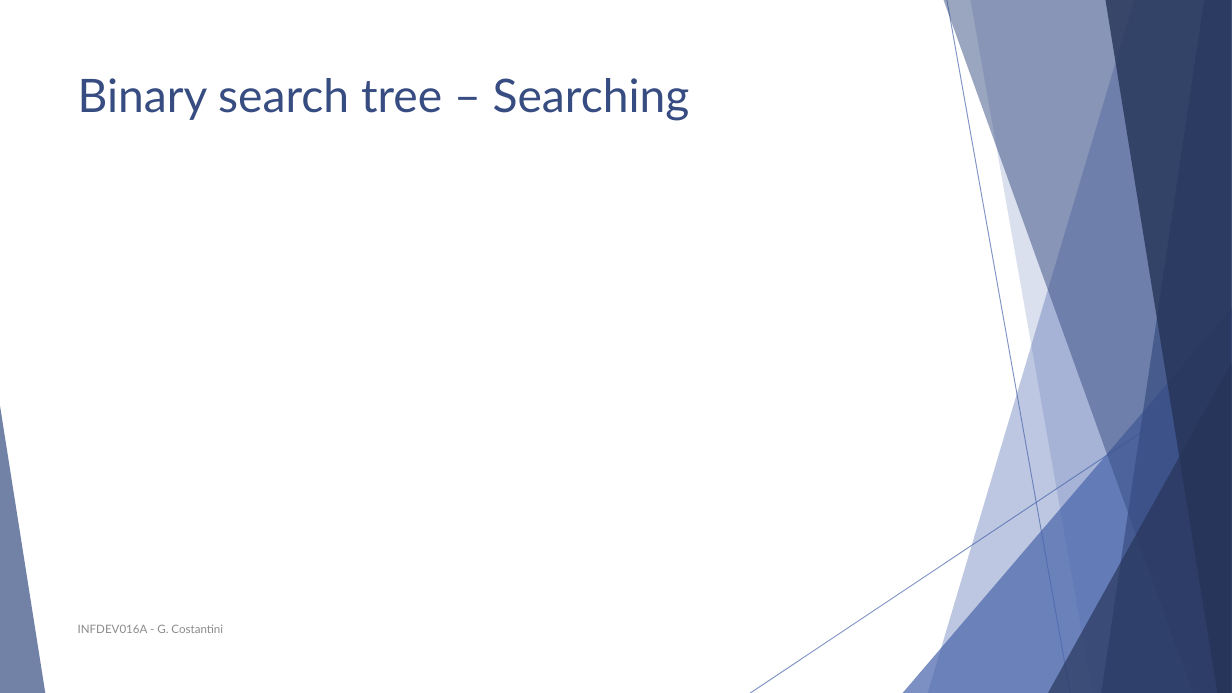
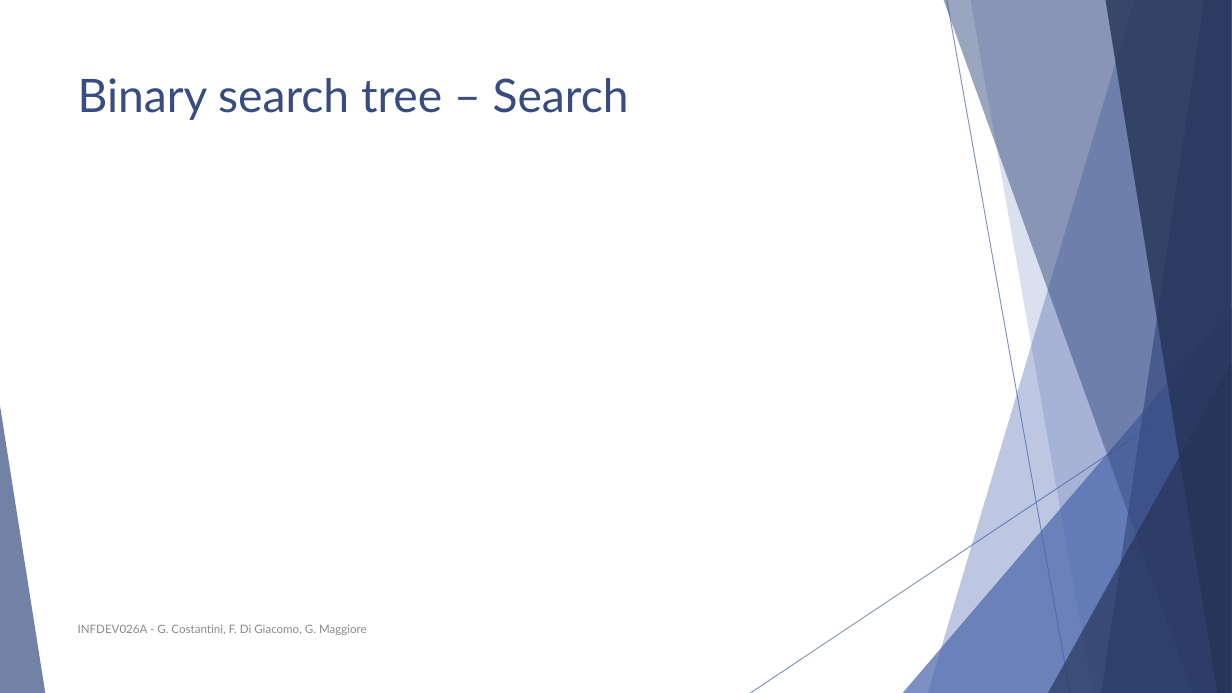
Before and after one commit to polyanos/INFDEV01-6A, a slide deck: slide 27 of Slides/Week 4 - Binary trees.pptx (slide 32 before the commit). Drawn at 1232x693 pixels with LibreOffice and Linux fonts; fonts in the diff are those of the drawing; grey boxes stand for pictures. Boxes give left, top, right and bottom in pixels: in the first picture for what was removed or moved away, otherwise in the second. Text is boxed around its words. In the diff, an @@ line names an element or a change of style, - is before the commit and + after.

```diff
--- a/Slides/Week 4 - Binary trees.pptx
+++ b/Slides/Week 4 - Binary trees.pptx
@@ title at (78,78,629,120): text changed @@
-Binary search tree – Searching
+Binary search tree – Search
@@ text at (78,624,367,635): text changed @@
-INFDEV016A - G. Costantini
+INFDEV026A - G. Costantini, F. Di Giacomo, G. Maggiore
```
Also in this commit, not shown: 43 other slides changed, 12 slides added, 7 slides removed.
